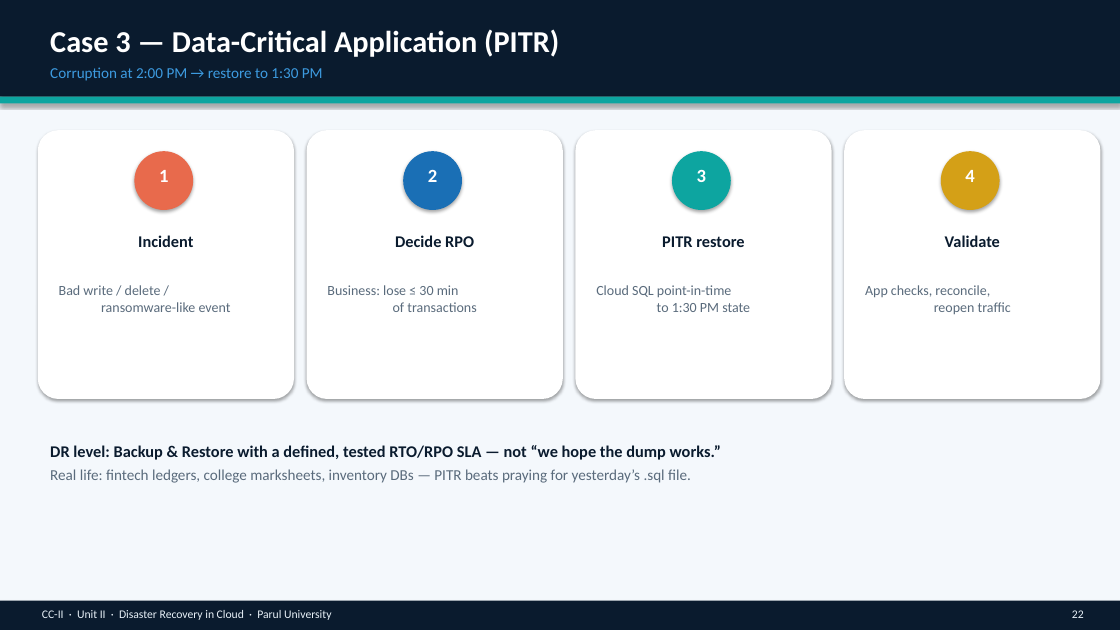
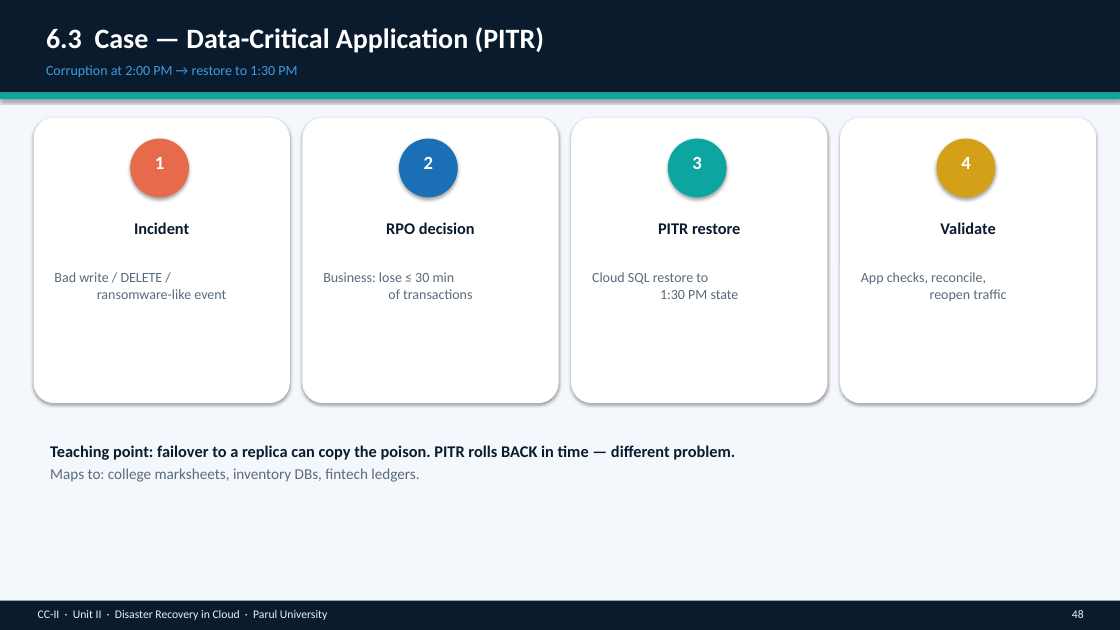
Before and after one commit to professorbhakta/cloud-II, a slide deck: slide 48 of ppt/CC-II-Unit-II-Disaster-Recovery-in-Cloud.pptx (slide 22 before the commit). Drawn at 1120x630 pixels with LibreOffice and Linux fonts; fonts in the diff are those of the drawing. Boxes give left, top, right and bottom in pixels: in the first picture for what was removed or moved away, otherwise in the second. Text is boxed around its words. In the diff, an @@ line names an element or a change of style, - is before the commit and + after.

```diff
--- a/ppt/CC-II-Unit-II-Disaster-Recovery-in-Cloud.pptx
+++ b/ppt/CC-II-Unit-II-Disaster-Recovery-in-Cloud.pptx
@@ rectangle: place and size @@
-rectangle at box(0, 0, 1120, 97)
+rectangle at box(0, 0, 1120, 92)
@@ text at box(46, 27, 544, 53): text changed; size 26 to 24 pt @@
-Case 3 — Data-Critical Application (PITR)
+6.3 Case — Data-Critical Application (PITR)
@@ text "Corruption at 2:00 PM → ..." at box(46, 65, 297, 78): size 13 to 12 pt; less space between paragraphs @@
@@ rectangle: place and size @@
-rectangle at box(0, 97, 1120, 103)
+rectangle at box(0, 92, 1120, 99)
@@ rounded rectangle: place and size @@
-rounded rectangle at box(38, 130, 294, 399)
+rounded rectangle at box(34, 118, 290, 403)
@@ rounded rectangle: place and size @@
-rounded rectangle at box(307, 130, 563, 399)
+rounded rectangle at box(302, 118, 559, 403)
@@ rounded rectangle: place and size @@
-rounded rectangle at box(576, 130, 832, 399)
+rounded rectangle at box(571, 118, 828, 403)
@@ rounded rectangle: place and size @@
-rounded rectangle at box(844, 130, 1101, 399)
+rounded rectangle at box(840, 118, 1096, 403)
@@ 4 ellipses: place and size @@
-4 ellipses at box(134, 151, 1000, 210)
+4 ellipses at box(130, 139, 996, 197)
@@ text at box(386, 222, 475, 234): text changed @@
-Decide RPO
+RPO decision
@@ less space between paragraphs in 10 elements at box(38, 610, 327, 620), box(323, 272, 472, 299), box(861, 272, 1006, 301), box(424, 157, 433, 169), box(961, 157, 970, 169), box(940, 222, 995, 234), box(155, 157, 164, 169), box(134, 222, 189, 234), box(692, 156, 701, 169), box(658, 223, 740, 234) @@
@@ 7 texts: place and size @@
-7 texts at box(138, 169, 1000, 247)
+7 texts at box(134, 156, 995, 234)
@@ text "Business: lose ≤ 30 min ...": place and size @@
-text "Business: lose ≤ 30 min ..." at box(327, 285, 476, 312)
+text "Business: lose ≤ 30 min ..." at box(323, 272, 472, 299)
@@ text "App checks, reconcile, reopen traffic": place and size @@
-text "App checks, reconcile, reopen traffic" at box(865, 285, 1011, 314)
+text "App checks, reconcile, reopen traffic" at box(861, 272, 1006, 301)
@@ text at box(54, 272, 226, 299): text changed @@
-Bad write / delete /
-ransomware-like event
+Bad write / DELETE /
+ransomware-like event
@@ text at box(592, 272, 739, 299): text changed @@
-Cloud SQL point-in-time
-to 1:30 PM state
+Cloud SQL restore to
+1:30 PM state
@@ text at box(50, 445, 735, 482): text changed; size 13 to 14 pt; text colour #5A6B7C to #0A1B2E; bold on @@
-DR level: Backup & Restore with a defined, tested RTO/RPO SLA — not “we hope the dump works.”
-Real life: fintech ledgers, college marksheets, inventory DBs — PITR beats praying for yesterday’s .sql file.
+Teaching point: failover to a replica can copy the poison. PITR rolls BACK in time — different problem.
+Maps to: college marksheets, inventory DBs, fintech ledgers.
@@ text at box(1072, 610, 1084, 618): text changed @@
-22
+48
```
Also in this commit, not shown: 18 other slides changed, 39 slides added, 9 slides removed, 2 other files.
